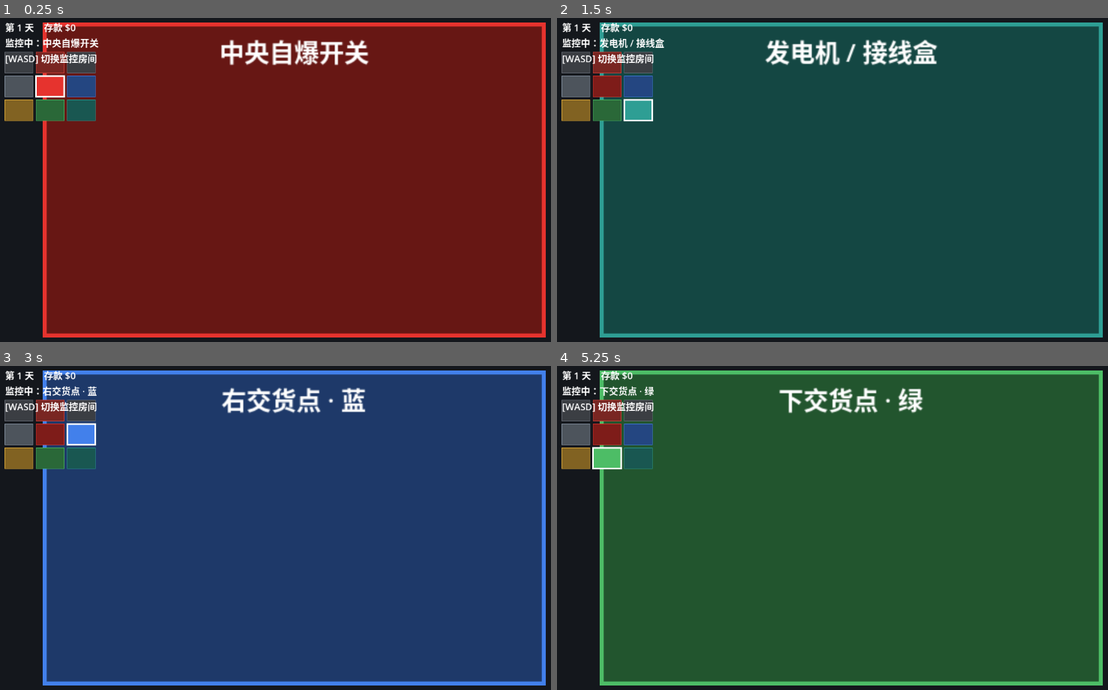
Above: before the commit, frames 1-4 (two rows, left to right).
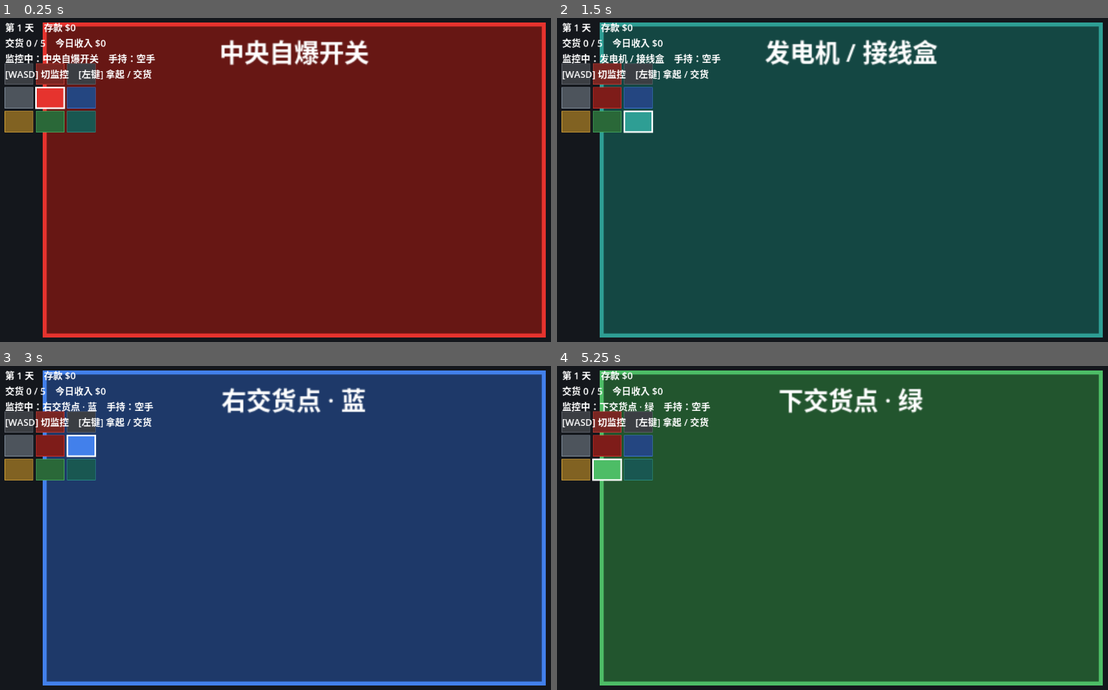
Above: after the commit, the same moments.

Repository: Zhi-Liao-jz/gamejam
Game: Godot game, scene res://scenes/main_grid.tscn
Same seed, same stepped clock (60 frames per second), same inputs: the game is played once before the commit and once after it. This scene is started directly instead of the project's main scene.
Inputs (mouse positions are in pixels of both pictures, inside the frame that each line leads up to):
- Up to frame 1 (0.25 s): no input
- Up to frame 2 (1.5 s): tap Enter at 0.5 s; move the mouse to (981, 163) at 0.52 s; hold D (move_right) 0.53-1.28 s; hold N (next_day) 0.53-1.28 s; click (981, 163) at 0.67 s; tap Space (ui_select) at 0.77 s; tap R (retry) at 1.25 s; move the mouse to (733, 196) at 1.27 s; hold S (move_down) from 1.28 s (still down); tap E (interact) at 1.35 s; click (733, 196) at 1.42 s
- Up to frame 3 (3 s): tap Space (ui_select) at 1.52 s; tap N (next_day) at 1.55 s; tap R (retry) at 2, 2.75 s; move the mouse to (352, 453) at 2.02 s; release S (move_down) at 2.03 s; hold D (move_right) 2.03-2.78 s; hold N (next_day) 2.03-2.78 s; click (352, 453) at 2.17 s; move the mouse to (264, 596) at 2.77 s; hold W (move_up) from 2.78 s (still down); tap Enter at 2.85 s; click (264, 596) at 2.92 s
- Up to frame 4 (5.25 s): tap Space (ui_select) at 3.02, 3.77, 4.52 s; tap N (next_day) at 3.05, 4.55 s; tap R (retry) at 3.5, 4.25 s; move the mouse to (1030, 579) at 3.52 s; release W (move_up) at 3.53 s; hold N (next_day) 3.53-4.28 s; hold A (move_left) 3.53-5.03 s; click (1030, 579) at 3.67 s; move the mouse to (672, 476) at 4.27 s; tap E (interact) at 4.35 s; click (672, 476) at 4.42 s; move the mouse to (882, 528) at 5.02 s; hold S (move_down) from 5.03 s (still down); hold N (next_day) from 5.03 s (still down); click (882, 528) at 5.17 s

The runs differ from the first frame. In frame 1, 3.2% of the frame differs, in the area x 0-29%, y 6-36%; in frame 2, 3.3%, in the area x 0-30%, y 6-36%; in frame 3, 3.2%; in frame 4, 3.2%.

Commit message:
P1 物流垂直切片：产品出口→拿放→单色交货→结算
在 main_grid.tscn 上接入完整可玩循环（旧 main.tscn 仍暂留作参考）：
- 产品(Product)+产品出口(ProductExit，工作阶段定时出随机交货色产品)
- 玩家手(Hand)：左键拿起当前房间产品(跟随光标)、跨房间携带、同色交货点放下=交货、非交货点放下、颜色不符保持持有
- 日循环 FSM(grid_working→grid_settlement)：达成当天交货目标→结算面板→[N]入账并进下一天
- 交货经济抽成 autoload Ledger(交货计数/收入/工作标记/结算)，与 Game 解耦，避免 Game 公开方法超限且保持新玩法模块化
- Room 加 color_key/is_delivery/products/product_at/add_product；GridHud 加交货进度/手持/结算面板
- 修两处输入 bug：set_input_as_handled 改用 Viewport API(Godot4)；背景 Floor 设 mouse_filter=IGNORE 放行点击
- 登记事件 work_started/hand_changed/day_summary/hide_day_summary + autoload Ledger

Diff:
--- /dev/null
+++ b/global/ledger.gd
@@ -0,0 +1,40 @@
+extends Node
+## 2.0 九宫格玩法的当天账本（autoload 名: Ledger）：交货计数 / 收入 / 工作阶段标记 / 当天结算。
+## 与 Game 分离——Game 持有跨天的 day/money/存档，本账本只管"当天工作"的瞬时经济。
+
+const PRODUCT_VALUE: int = 20  # 单个产品交货收入
+const BASE_QUOTA: int = 5  # 第 1 天的交货目标
+const QUOTA_PER_DAY: int = 2  # 之后每天目标递增
+
+var delivered_today: int = 0  # 当天已交货数量
+var income_today: int = 0  # 当天交货累计收入（结算时入账）
+var working_active: bool = false  # 当前是否"工作中"阶段（产品出口 / 拿放据此启停）
+
+
+## 当天交货目标（难度曲线：每天 +QUOTA_PER_DAY）。
+func quota_today() -> int:
+	return BASE_QUOTA + (Game.day - 1) * QUOTA_PER_DAY
+
+
+## 是否达成当天交货目标。
+func is_quota_met() -> bool:
+	return delivered_today >= quota_today()
+
+
+## 记一次成功交货（累加数量与收入；收入结算时入账）。
+func deliver(value: int) -> void:
+	delivered_today += 1
+	income_today += value
+
+
+## 进入新一天前重置当天计数。
+func reset_day() -> void:
+	delivered_today = 0
+	income_today = 0
+
+
+## 当天结算：交货收入入 Game 账、推进天数、落盘。
+func settle_and_advance() -> void:
+	Game.money += income_today
+	Game.day += 1
+	Game.sync_to_save()
--- a/project.godot
+++ b/project.godot
@@ -20,6 +20,7 @@
 EventBus="*res://global/event_bus.gd"
 SoundManager="*res://global/sound_manager.gd"
 Game="*res://global/game_state.gd"
+Ledger="*res://global/ledger.gd"
 
 [physics]
 
--- a/scenes/main_grid.tscn
+++ b/scenes/main_grid.tscn
@@ -1,8 +1,14 @@
-[gd_scene load_steps=4 format=3]
+[gd_scene load_steps=10 format=3]
 
 [ext_resource type="Script" path="res://scripts/world/room_manager.gd" id="1_rm"]
 [ext_resource type="PackedScene" path="res://scenes/room.tscn" id="2_room"]
-[ext_resource type="Script" path="res://scripts/ui/grid_hud.gd" id="3_hud"]
+[ext_resource type="Script" path="res://scripts/world/product_exit.gd" id="3_exit"]
+[ext_resource type="PackedScene" path="res://scenes/product.tscn" id="4_product"]
+[ext_resource type="Script" path="res://scripts/entities/hand.gd" id="5_hand"]
+[ext_resource type="Script" path="res://scripts/ui/grid_hud.gd" id="6_hud"]
+[ext_resource type="Script" path="res://scripts/base_state_machine.gd" id="7_fsm"]
+[ext_resource type="Script" path="res://scripts/day/grid_working.gd" id="8_work"]
+[ext_resource type="Script" path="res://scripts/day/grid_settlement.gd" id="9_settle"]
 
 [node name="MainGrid" type="Node2D"]
 
@@ -13,6 +19,7 @@
 anchors_preset = 15
 anchor_right = 1.0
 anchor_bottom = 1.0
+mouse_filter = 2
 color = Color(0.08, 0.09, 0.11, 1)
 
 [node name="RoomManager" type="Node2D" parent="."]
@@ -22,6 +29,13 @@
 [node name="Camera2D" type="Camera2D" parent="RoomManager"]
 zoom = Vector2(2, 2)
 
+[node name="ProductExit" type="Node2D" parent="."]
+script = ExtResource("3_exit")
+product_scene = ExtResource("4_product")
+
+[node name="Hand" type="Node2D" parent="."]
+script = ExtResource("5_hand")
+
 [node name="UI" type="CanvasLayer" parent="."]
 layer = 2
 
@@ -29,11 +43,38 @@
 anchors_preset = 15
 anchor_right = 1.0
 anchor_bottom = 1.0
-script = ExtResource("3_hud")
+mouse_filter = 2
+script = ExtResource("6_hud")
 
 [node name="InfoLabel" type="Label" parent="UI/GridHud"]
 offset_left = 20.0
 offset_top = 16.0
-offset_right = 560.0
-offset_bottom = 70.0
+offset_right = 640.0
+offset_bottom = 96.0
+mouse_filter = 2
 theme_override_font_sizes/font_size = 18
+
+[node name="SummaryPanel" type="Panel" parent="UI/GridHud"]
+offset_left = 340.0
+offset_top = 170.0
+offset_right = 760.0
+offset_bottom = 400.0
+mouse_filter = 2
+
+[node name="Label" type="Label" parent="UI/GridHud/SummaryPanel"]
+offset_left = 24.0
+offset_top = 24.0
+offset_right = 396.0
+offset_bottom = 206.0
+theme_override_font_sizes/font_size = 20
+horizontal_alignment = 1
+vertical_alignment = 1
+
+[node name="DayManager" type="Node" parent="."]
+script = ExtResource("7_fsm")
+
+[node name="Working" type="Node" parent="DayManager"]
+script = ExtResource("8_work")
+
+[node name="Settlement" type="Node" parent="DayManager"]
+script = ExtResource("9_settle")
--- /dev/null
+++ b/scenes/product.tscn
@@ -0,0 +1,6 @@
+[gd_scene load_steps=2 format=3]
+
+[ext_resource type="Script" path="res://scripts/world/product.gd" id="1_product"]
+
+[node name="Product" type="Node2D"]
+script = ExtResource("1_product")
--- /dev/null
+++ b/scripts/day/grid_settlement.gd
@@ -0,0 +1,19 @@
+extends BaseState
+## 2.0 结算阶段：展示当天交货量与收入，按 [N] 入账并进入下一天。
+
+
+func enter(_msg: Dictionary = {}) -> void:
+	Ledger.working_active = false
+	var data := {
+		"day": Game.day,
+		"delivered": Ledger.delivered_today,
+		"quota": Ledger.quota_today(),
+		"income": Ledger.income_today,
+	}
+	EventBus.push_event("day_summary", data)
+
+
+func update(_delta: float) -> void:
+	if Input.is_action_just_pressed("next_day"):
+		Ledger.settle_and_advance()
+		fsm.transition_to(&"Working")
--- /dev/null
+++ b/scripts/day/grid_working.gd
@@ -0,0 +1,15 @@
+extends BaseState
+## 2.0 工作阶段：产品出口出货、玩家搬运交货；达成当天交货目标即进入结算。
+
+
+func enter(_msg: Dictionary = {}) -> void:
+	Ledger.reset_day()
+	Ledger.working_active = true
+	# P2 接入设备损坏/猴子后，当天维修费/损失的重置在此并入（届时决定并进 Ledger 还是沿用 Game.reset_day）
+	EventBus.push_event("hide_day_summary")
+	EventBus.push_event("work_started")
+
+
+func update(_delta: float) -> void:
+	if Ledger.is_quota_met():
+		fsm.transition_to(&"Settlement")
--- /dev/null
+++ b/scripts/entities/hand.gd
@@ -0,0 +1,74 @@
+class_name Hand
+extends Node2D
+## 玩家的手：点击拿起 / 放下产品，跨房间携带。
+## 九宫格玩法没有走动的角色，"手" = 光标 + 当前持有物（持有时跟随鼠标）。
+
+var _held: Product = null
+
+@onready var room_manager := get_node("../RoomManager") as RoomManager
+
+
+func _process(_delta: float) -> void:
+	if _held:
+		_held.global_position = get_global_mouse_position()
+
+
+func _unhandled_input(event: InputEvent) -> void:
+	if not Ledger.working_active:
+		return
+	var click := event as InputEventMouseButton
+	if click == null or click.button_index != MOUSE_BUTTON_LEFT or not click.pressed:
+		return
+	if _held:
+		_drop_or_deliver()
+	else:
+		_pick_up()
+	get_viewport().set_input_as_handled()  # 已处理的左键不再向下传播
+
+
+func _pick_up() -> void:
+	var room := room_manager.current_room_node()
+	if room == null:
+		return
+	var product := room.product_at(get_global_mouse_position())
+	if product == null:
+		return
+	product.reparent(self)
+	product.global_position = get_global_mouse_position()
+	product.z_index = 100
+	_held = product
+	EventBus.push_event("hand_changed", [true, _color_name(product.color_key)])
+
+
+func _drop_or_deliver() -> void:
+	var room := room_manager.current_room_node()
+	if room == null:
+		return
+	if room.is_delivery():
+		if room.color_key == _held.color_key:
+			Ledger.deliver(_held.value)
+			SoundManager.play("boop")
+			_held.queue_free()
+			_clear_held()
+		# 颜色不符：保持持有，玩家自己换交货点（P1 不罚分）
+		return
+	# 非交货点房间：把产品放进当前房间
+	room.add_product(_held, room.contents.to_local(get_global_mouse_position()))
+	_clear_held()
+
+
+func _clear_held() -> void:
+	_held = null
+	EventBus.push_event("hand_changed", [false, ""])
+
+
+func _color_name(key: StringName) -> String:
+	match key:
+		&"red":
+			return "红色产品"
+		&"blue":
+			return "蓝色产品"
+		&"green":
+			return "绿色产品"
+		_:
+			return "产品"
--- a/scripts/ui/grid_hud.gd
+++ b/scripts/ui/grid_hud.gd
@@ -1,18 +1,28 @@
 extends Control
-## 2.0 监控 HUD：顶部信息条 + 九宫格小地图（当前监控房间高亮）。
-## 非当前房间后续在小地图上显示警告点 / 声音提示；P0 先只做"当前高亮 + 房间名"。
+## 2.0 监控 HUD：顶部信息条（天数/存款/交货进度/手持）+ 九宫格小地图（当前房间高亮）+ 当天结算面板。
 
 const MINIMAP_CELL := Vector2(54.0, 40.0)
 const MINIMAP_GAP := 6.0
-const MINIMAP_ORIGIN := Vector2(20.0, 78.0)  # 小地图左上角（信息条下方）
+const MINIMAP_ORIGIN := Vector2(20.0, 100.0)  # 小地图左上角（信息条下方）
 
 var _current_room: int = RoomManager.START_ROOM
+var _held_text: String = "空手"
 
 @onready var info_label: Label = $InfoLabel
+@onready var summary_panel: Panel = $SummaryPanel
+@onready var summary_label: Label = $SummaryPanel/Label
 
 
 func _ready() -> void:
+	summary_panel.visible = false
 	EventBus.subscribe("room_changed", _on_room_changed)
+	EventBus.subscribe("hand_changed", _on_hand_changed)
+	EventBus.subscribe("day_summary", _on_day_summary)
+	EventBus.subscribe("hide_day_summary", _on_hide_day_summary)
+	_refresh_info()
+
+
+func _process(_delta: float) -> void:
 	_refresh_info()
 
 
@@ -39,11 +49,38 @@
 func _refresh_info() -> void:
 	var room_name := String(RoomManager.LAYOUT[_current_room]["name"])
 	info_label.text = (
-		"第 %d 天    存款 $%d\n监控中：%s\n[WASD] 切换监控房间" % [Game.day, Game.money, room_name]
+		(
+			"第 %d 天    存款 $%d\n交货 %d / %d    今日收入 $%d\n监控中：%s    手持：%s\n"
+			+ "[WASD] 切监控    [左键] 拿起 / 交货"
+		)
+		% [
+			Game.day,
+			Game.money,
+			Ledger.delivered_today,
+			Ledger.quota_today(),
+			Ledger.income_today,
+			room_name,
+			_held_text,
+		]
 	)
 
 
 func _on_room_changed(room_id: int, _room_name: String) -> void:
 	_current_room = room_id
-	_refresh_info()
 	queue_redraw()
+
+
+func _on_hand_changed(is_holding: bool, color_name: String) -> void:
+	_held_text = color_name if is_holding else "空手"
+
+
+func _on_day_summary(data: Dictionary) -> void:
+	summary_panel.visible = true
+	summary_label.text = (
+		"第 %d 天 完成！\n\n交货 %d / %d\n今日收入 $%d\n\n[N] 进入下一天"
+		% [data["day"], data["delivered"], data["quota"], data["income"]]
+	)
+
+
+func _on_hide_day_summary() -> void:
+	summary_panel.visible = false
--- /dev/null
+++ b/scripts/world/product.gd
@@ -0,0 +1,29 @@
+class_name Product
+extends Node2D
+## 待搬运的产品：有颜色，需送到同色交货点。P1 用色块表示。
+
+const SIZE := Vector2(60.0, 60.0)
+
+var color_key: StringName = &""  # 颜色键：red / blue / green（与交货点房间匹配）
+var tint := Color.WHITE
+var value: int = 0
+var current_room: int = -1
+
+
+## 写入产品的颜色与价值。
+func setup(key: StringName, color: Color, product_value: int) -> void:
+	color_key = key
+	tint = color
+	value = product_value
+	queue_redraw()
+
+
+## 产品在世界坐标里的包围盒（用于点击命中检测）。
+func global_rect() -> Rect2:
+	return Rect2(global_position - SIZE * 0.5, SIZE)
+
+
+func _draw() -> void:
+	var rect := Rect2(-SIZE * 0.5, SIZE)
+	draw_rect(rect, tint)
+	draw_rect(rect, tint.lightened(0.3), false, 3.0)
--- /dev/null
+++ b/scripts/world/product_exit.gd
@@ -0,0 +1,57 @@
+class_name ProductExit
+extends Node2D
+## 产品出口：工作阶段定时在"产品出口"房间吐出随机颜色的产品。
+## 颜色取自当前交货点房间，保证每个产品都有对应交货点。P1 只做"定时出货 + 积压封顶"。
+
+const SPAWN_INTERVAL := 3.0  # 出货间隔（秒）
+const MAX_WAITING := 4  # 出口房间内最多积压的产品数
+const SLOT_PER_ROW := 4  # 摆放槽位每行数量
+const SLOT_START_X := -180.0  # 出口房间内产品摆放起始 x（房间局部坐标）
+const SLOT_SPACING := 90.0  # 槽位水平间距
+
+@export var product_scene: PackedScene
+
+var _timer: Timer
+
+@onready var room_manager := get_node("../RoomManager") as RoomManager
+
+
+func _ready() -> void:
+	EventBus.subscribe("work_started", _on_work_started)
+	_timer = Timer.new()
+	_timer.wait_time = SPAWN_INTERVAL
+	_timer.timeout.connect(_on_timer_timeout)
+	add_child(_timer)
+
+
+func _on_work_started() -> void:
+	_timer.start()  # 工作阶段才开始计时
+	_try_spawn.call_deferred()  # 首件立即出（延后一帧确保房间已建好）
+
+
+func _on_timer_timeout() -> void:
+	_try_spawn()
+
+
+func _try_spawn() -> void:
+	if not Ledger.working_active:
+		return
+	var exit_room := room_manager.find_room_by_role(&"product_exit")
+	if exit_room == null:
+		return
+	var waiting := exit_room.products().size()
+	if waiting >= MAX_WAITING:
+		return
+	var targets := room_manager.delivery_rooms()
+	if targets.is_empty():
+		return
+	var target: Room = targets[randi() % targets.size()]
+	var product: Product = product_scene.instantiate()
+	product.setup(target.color_key, target.accent, Ledger.PRODUCT_VALUE)
+	exit_room.add_product(product, _slot_position(waiting))
+
+
+## 出口房间内第 index 个产品的摆放槽位（底部排布）。
+func _slot_position(index: int) -> Vector2:
+	var col := index % SLOT_PER_ROW
+	return Vector2(SLOT_START_X + col * SLOT_SPACING, 90.0)
--- a/scripts/world/room.gd
+++ b/scripts/world/room.gd
@@ -11,6 +11,7 @@
 var role: StringName = &"empty"  # 房间用途：empty/delivery/product_exit/self_destruct/heater/power
 var display_name: String = ""
 var accent := Color(0.5, 0.5, 0.5)  # 房间主题色（占位，后续随天数随机交货点颜色时从这里改）
+var color_key: StringName = &""  # 交货点房间的颜色键（red/blue/green）；非交货点为空
 
 @onready var contents: Node2D = $Contents
 @onready var name_label: Label = $NameLabel
@@ -21,15 +22,58 @@
 
 
 ## 由 RoomManager 在实例化后写入本房间的静态配置。
-func setup(id: int, grid: Vector2i, room_role: StringName, label: String, color: Color) -> void:
+func setup(
+	id: int,
+	grid: Vector2i,
+	room_role: StringName,
+	label: String,
+	color: Color,
+	key: StringName = &""
+) -> void:
 	room_id = id
 	grid_pos = grid
 	role = room_role
 	display_name = label
 	accent = color
+	color_key = key
 	name = "Room%d" % id
 	if is_node_ready():
 		_apply_visual()
+
+
+## 是否为交货点房间。
+func is_delivery() -> bool:
+	return role == &"delivery"
+
+
+## 本房间内的所有产品。
+func products() -> Array[Product]:
+	var result: Array[Product] = []
+	for child: Node in contents.get_children():
+		var product := child as Product
+		if product:
+			result.append(product)
+	return result
+
+
+## 世界坐标点命中的产品（后加入的在上，优先返回）；无则 null。
+func product_at(world_pos: Vector2) -> Product:
+	var found := products()
+	for i: int in range(found.size() - 1, -1, -1):
+		if found[i].global_rect().has_point(world_pos):
+			return found[i]
+	return null
+
+
+## 把产品放进本房间（reparent 到 Contents，设房间局部坐标）。
+func add_product(product: Product, local_pos: Vector2) -> void:
+	if product.get_parent():
+		product.reparent(contents)
+	else:
+		contents.add_child(product)
+	product.position = local_pos
+	product.current_room = room_id
+	product.z_index = 1
 
 
 func _apply_visual() -> void:
--- a/scripts/world/room_manager.gd
+++ b/scripts/world/room_manager.gd
@@ -11,14 +11,15 @@
 
 # 九宫格布局（数据化，不写死在逻辑里）。grid=(列,行)，行 0 在最上。
 # 数组下标即 room_id，且按行优先排列 → id == grid.y * 3 + grid.x。
-# 颜色仅占位，后续"每天随机交货点颜色"时改这张表即可。
+# color_key 仅交货点房间有（red/blue/green），用于产品颜色匹配；颜色后续可每天随机。
 const LAYOUT: Array[Dictionary] = [
 	{"grid": Vector2i(0, 0), "role": &"empty", "name": "左上 · 待定", "color": Color(0.42, 0.44, 0.48)},
 	{
 		"grid": Vector2i(1, 0),
 		"role": &"delivery",
 		"name": "上交货点 · 红",
-		"color": Color(0.86, 0.27, 0.24)
+		"color": Color(0.86, 0.27, 0.24),
+		"color_key": &"red",
 	},
 	{"grid": Vector2i(2, 0), "role": &"empty", "name": "右上 · 待定", "color": Color(0.42, 0.44, 0.48)},
 	{
@@ -31,26 +32,28 @@
 		"grid": Vector2i(1, 1),
 		"role": &"self_destruct",
 		"name": "中央自爆开关",
-		"color": Color(0.90, 0.20, 0.18)
+		"color": Color(0.90, 0.20, 0.18),
 	},
 	{
 		"grid": Vector2i(2, 1),
 		"role": &"delivery",
 		"name": "右交货点 · 蓝",
-		"color": Color(0.26, 0.50, 0.92)
+		"color": Color(0.26, 0.50, 0.92),
+		"color_key": &"blue",
 	},
 	{"grid": Vector2i(0, 2), "role": &"heater", "name": "加热台", "color": Color(0.92, 0.70, 0.24)},
 	{
 		"grid": Vector2i(1, 2),
 		"role": &"delivery",
 		"name": "下交货点 · 绿",
-		"color": Color(0.30, 0.74, 0.40)
+		"color": Color(0.30, 0.74, 0.40),
+		"color_key": &"green",
 	},
 	{
 		"grid": Vector2i(2, 2),
 		"role": &"power",
 		"name": "发电机 / 接线盒",
-		"color": Color(0.18, 0.62, 0.58)
+		"color": Color(0.18, 0.62, 0.58),
 	},
 ]
 
@@ -78,6 +81,9 @@
 		_step(Vector2i(-1, 0))
 	elif event.is_action_pressed("move_right"):
 		_step(Vector2i(1, 0))
+	else:
+		return
+	get_viewport().set_input_as_handled()  # 已处理的切房间按键不再向下传播
 
 
 ## 房间在世界里的中心坐标（供相机吸附 / 音效声像 / 猴子定位用）。
@@ -95,12 +101,43 @@
 	return _room_id_at(grid)
 
 
+## 按 id 取房间节点；越界返回 null。
+func room_node(room_id: int) -> Room:
+	if room_id < 0 or room_id >= _rooms.size():
+		return null
+	return _rooms[room_id]
+
+
+## 当前监控房间节点。
+func current_room_node() -> Room:
+	return room_node(current_room)
+
+
+## 第一个指定用途的房间（如 product_exit）；没有返回 null。
+func find_room_by_role(role: StringName) -> Room:
+	for room: Room in _rooms:
+		if room.role == role:
+			return room
+	return null
+
+
+## 所有交货点房间。
+func delivery_rooms() -> Array[Room]:
+	var result: Array[Room] = []
+	for room: Room in _rooms:
+		if room.role == &"delivery":
+			result.append(room)
+	return result
+
+
 func _build_rooms() -> void:
 	for i: int in LAYOUT.size():
 		var data: Dictionary = LAYOUT[i]
 		var room: Room = room_scene.instantiate()
 		add_child(room)
-		room.setup(i, data["grid"], data["role"], data["name"], data["color"])
+		room.setup(
+			i, data["grid"], data["role"], data["name"], data["color"], data.get("color_key", &"")
+		)
 		room.position = room_world_center(i)
 		_rooms.append(room)
 
Not shown, added: global/ledger.gd.uid
Not shown, added: scripts/day/grid_settlement.gd.uid
Not shown, added: scripts/day/grid_working.gd.uid
Not shown, added: scripts/entities/hand.gd.uid
Not shown, added: scripts/world/product.gd.uid
Not shown, added: scripts/world/product_exit.gd.uid
Not shown, changed: 代码规范.md
